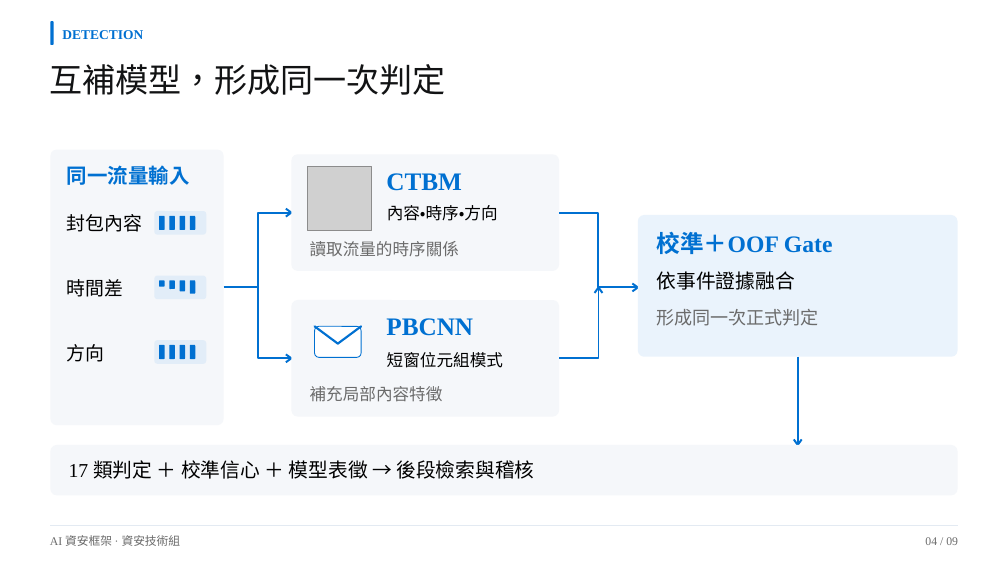
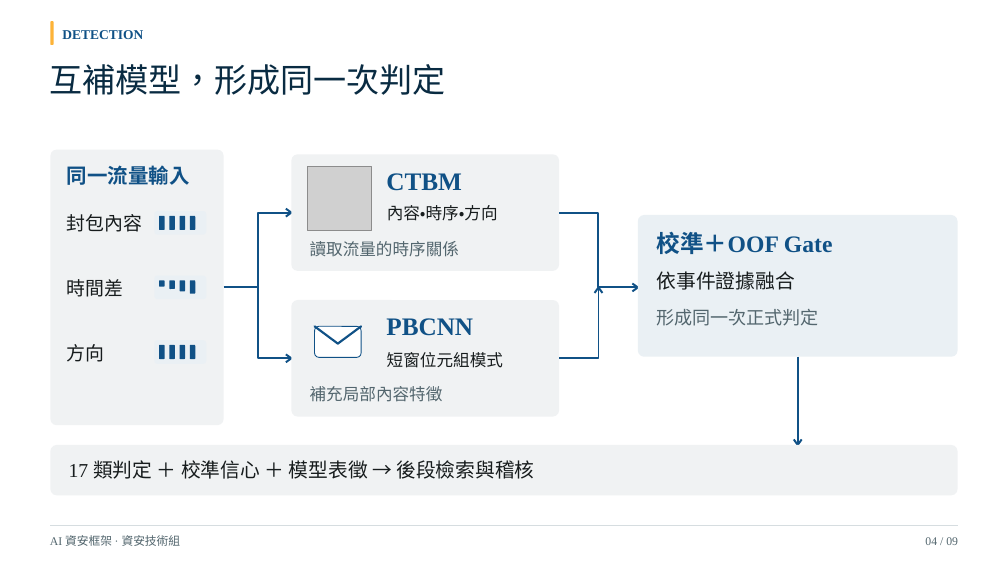
Before and after one commit to Lily09-project/innoserve-competition, a slide deck: slide 4 of deliverables/決賽簡報_AI資安框架.pptx. Drawn at 1008x567 pixels with LibreOffice and Linux fonts; fonts in the diff are those of the drawing; grey boxes stand for pictures. Boxes give left, top, right and bottom in pixels: in the first picture for what was removed or moved away, otherwise in the second. Text is boxed around its words. In the diff, an @@ line names an element or a change of style, - is before the commit and + after.

```diff
--- a/deliverables/決賽簡報_AI資安框架.pptx
+++ b/deliverables/決賽簡報_AI資安框架.pptx
@@ rounded rectangle at [51, 21, 54, 45]: fill #0070D1 to #FDB338 @@
@@ text "互補模型，形成同一次判定" at [49, 64, 445, 95]: text colour #121314 to #092B42 @@
@@ rounded rectangle at [638, 215, 958, 357]: fill #EAF3FC to #EAF0F4 @@
@@ text colour #0070D1 to #105186 in 5 elements at [62, 30, 143, 39], [67, 165, 190, 185], [386, 173, 462, 191], [386, 318, 473, 336], [657, 231, 833, 254] @@
@@ rounded rectangle at [315, 327, 361, 358]: outline #0070D1 0.82 pt to #105186 0.82 pt @@
@@ freeform shape at [315, 327, 338, 344]: outline #0070D1 2.05 pt to #105186 2.05 pt @@
@@ freeform shape at [338, 327, 361, 344]: outline #0070D1 2.05 pt to #105186 2.05 pt @@
@@ fill #E2EDF8 to #EAF0F4 in 3 elements at [154, 211, 206, 234], [154, 276, 206, 299], [154, 340, 206, 364] @@
@@ fill #0070D1 to #105186 in 12 elements at [159, 216, 164, 230], [169, 216, 175, 230], [180, 216, 185, 230], [190, 216, 195, 230], [159, 281, 164, 287], [169, 281, 175, 289], [180, 281, 185, 292], [190, 281, 195, 294], [159, 345, 164, 359], [169, 345, 175, 359], [180, 345, 185, 359], [190, 345, 195, 359] @@
@@ fill #F5F7FA to #F0F2F3 in 4 elements at [51, 150, 224, 426], [291, 154, 559, 271], [291, 300, 559, 417], [51, 445, 958, 496] @@
@@ outline #0070D1 1.87 pt to #105186 1.87 pt in 10 elements at [224, 212, 292, 287], [286, 209, 291, 216], [259, 287, 292, 358], [286, 355, 291, 362], [560, 212, 638, 287], [632, 284, 637, 291], [560, 287, 599, 358], [594, 287, 602, 293], [798, 357, 799, 445], [794, 439, 802, 445] @@
@@ text colour #000000 to #171C1D in 7 elements at [67, 214, 143, 232], [67, 279, 124, 297], [67, 344, 105, 362], [387, 205, 498, 221], [387, 352, 503, 368], [657, 271, 795, 290], [69, 460, 534, 479] @@
@@ freeform shape at [51, 526, 958, 526]: outline #E3EAF2 0.75 pt to #D6DDE0 0.75 pt @@
@@ text colour #6B6B6B to #53666E in 5 elements at [310, 241, 459, 257], [310, 386, 443, 402], [657, 309, 819, 326], [50, 535, 181, 546], [925, 537, 958, 545] @@
```
Also in this commit, not shown: 10 other slides changed, 40 other files.
